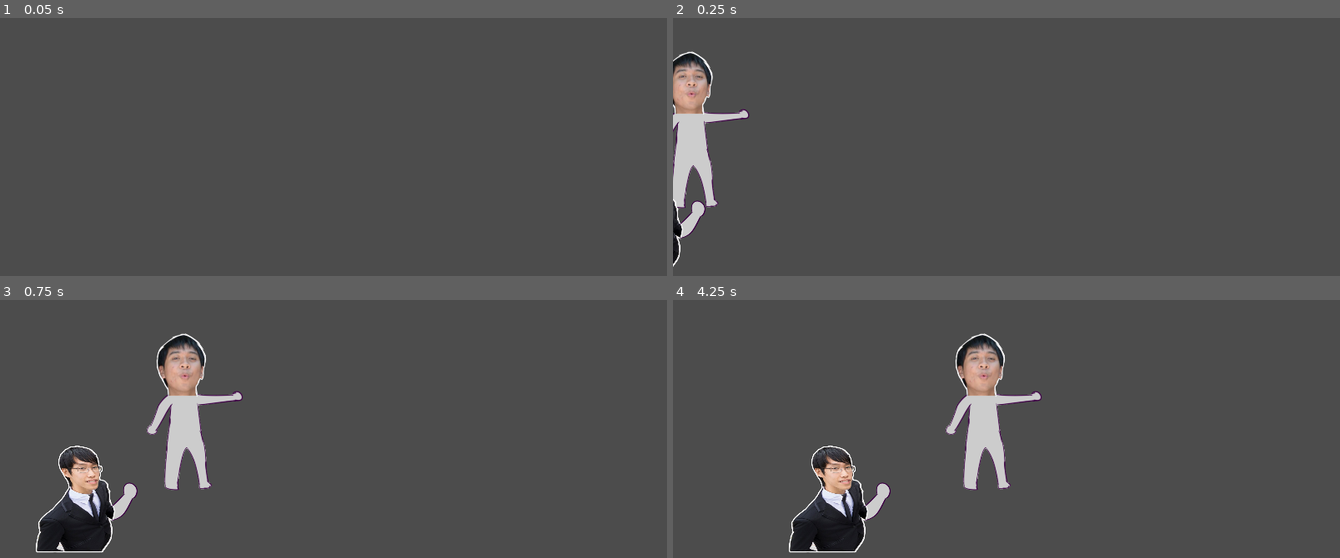
Above: before the commit, frames 1-4 (two rows, left to right).
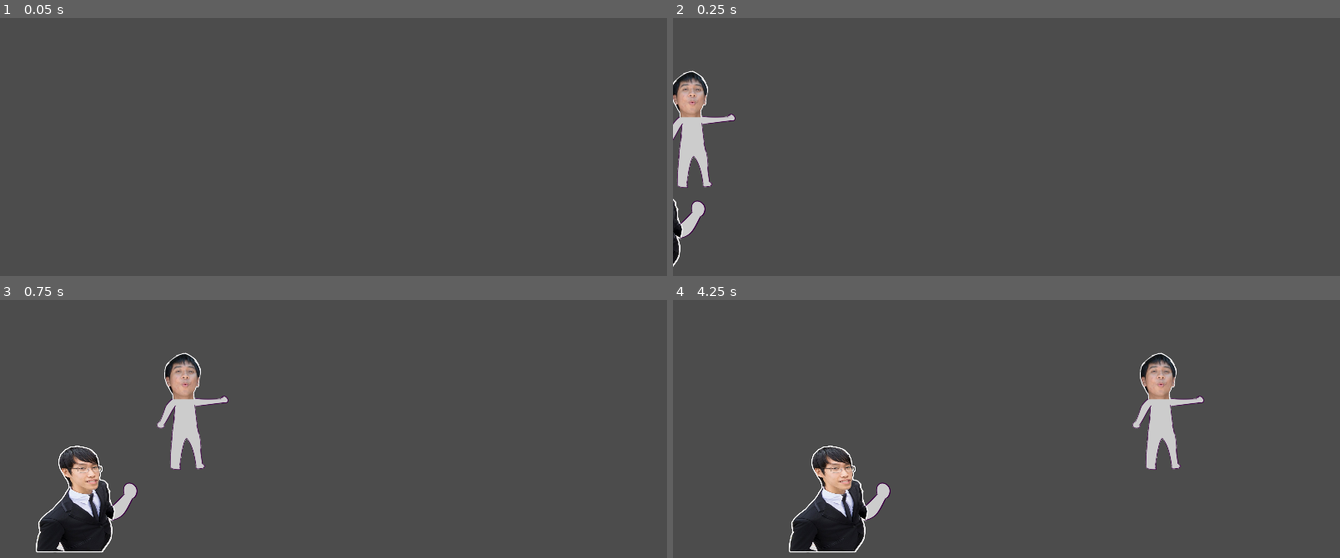
Above: after the commit, the same moments.

Repository: BeatMil/Mugi-again
Game: Godot game, scene res://scene/csgo_m4.tscn
Same seed, same stepped clock (60 frames per second), same inputs: the game is played once before the commit and once after it. This scene is started directly instead of the project's main scene.
Inputs:
- Up to frame 1 (0.05 s): no input
- Up to frame 2 (0.25 s): no input
- Up to frame 3 (0.75 s): tap Enter (ui_accept) at 0.5 s; hold Right (ui_right) from 0.53 s (still down); hold K (attack02) from 0.53 s (still down)
- Up to frame 4 (4.25 s): tap Enter (ui_accept) at 0.77, 1.52, 2.75, 3.02, 3.77 s; release K (attack02) at 1.28 s; tap L (block) at 1.35 s; release Right (ui_right) at 2.03 s; hold Left (ui_left) 2.03-2.78 s; hold R 2.03-2.78 s; hold Right (ui_right) from 2.78 s (still down); tap Backspace at 2.85 s; hold Space from 3.53 s (still down)

Frame 1 is identical in both runs. In frame 2, 2.0% of the frame differs, in the area x 0-12%, y 12-74%; in frame 3, 2.4%; in frame 4, 5.4%, in the area x 40-80%, y 12-74%.

Commit message:
csgo_m4 - added event01 and enemy_ct

Diff:
--- a/prefab/dew_csgo.tscn
+++ b/prefab/dew_csgo.tscn
@@ -1,16 +1,25 @@
-[gd_scene load_steps=3 format=2]
+[gd_scene load_steps=4 format=2]
 
 [ext_resource path="res://media/dew/dew_csgo.png" type="Texture" id=1]
+[ext_resource path="res://script/dew_csgo.gd" type="Script" id=2]
 
 [sub_resource type="RectangleShape2D" id=1]
 extents = Vector2( 160, 208 )
 
 [node name="dew_csgo" type="Sprite"]
 texture = ExtResource( 1 )
+script = ExtResource( 2 )
 
 [node name="AnimationPlayer" type="AnimationPlayer" parent="."]
 
-[node name="Area2D" type="Area2D" parent="."]
+[node name="Area2D" type="Area2D" parent="." groups=[
+"dew",
+]]
 
 [node name="CollisionShape2D" type="CollisionShape2D" parent="Area2D"]
 shape = SubResource( 1 )
+
+[node name="RayCast2D" type="RayCast2D" parent="."]
+position = Vector2( 176, 0 )
+enabled = true
+cast_to = Vector2( 2000, 0 )
--- /dev/null
+++ b/prefab/enemy_ct.tscn
@@ -0,0 +1,93 @@
+[gd_scene load_steps=7 format=2]
+
+[ext_resource path="res://media/Enemy/enemy_ct.png" type="Texture" id=1]
+[ext_resource path="res://media/Sound/csgo/csgo/m4a1_01.wav" type="AudioStream" id=2]
+[ext_resource path="res://script/enemy_ct.gd" type="Script" id=3]
+
+[sub_resource type="RectangleShape2D" id=1]
+extents = Vector2( 128, 256 )
+
+[sub_resource type="Animation" id=2]
+resource_name = "idle"
+length = 0.001
+tracks/0/type = "value"
+tracks/0/path = NodePath(".:frame")
+tracks/0/interp = 1
+tracks/0/loop_wrap = true
+tracks/0/imported = false
+tracks/0/enabled = true
+tracks/0/keys = {
+"times": PoolRealArray( 0 ),
+"transitions": PoolRealArray( 1 ),
+"update": 1,
+"values": [ 0 ]
+}
+
+[sub_resource type="Animation" id=3]
+resource_name = "shoot"
+length = 0.4
+tracks/0/type = "value"
+tracks/0/path = NodePath(".:frame")
+tracks/0/interp = 1
+tracks/0/loop_wrap = true
+tracks/0/imported = false
+tracks/0/enabled = true
+tracks/0/keys = {
+"times": PoolRealArray( 0, 0.1 ),
+"transitions": PoolRealArray( 1, 1 ),
+"update": 1,
+"values": [ 1, 0 ]
+}
+tracks/1/type = "value"
+tracks/1/path = NodePath("sfx:stream")
+tracks/1/interp = 1
+tracks/1/loop_wrap = true
+tracks/1/imported = false
+tracks/1/enabled = true
+tracks/1/keys = {
+"times": PoolRealArray( 0 ),
+"transitions": PoolRealArray( 1 ),
+"update": 1,
+"values": [ ExtResource( 2 ) ]
+}
+tracks/2/type = "value"
+tracks/2/path = NodePath("sfx:playing")
+tracks/2/interp = 1
+tracks/2/loop_wrap = true
+tracks/2/imported = false
+tracks/2/enabled = true
+tracks/2/keys = {
+"times": PoolRealArray( 0 ),
+"transitions": PoolRealArray( 1 ),
+"update": 1,
+"values": [ true ]
+}
+
+[node name="enemy_ct" type="Sprite"]
+scale = Vector2( 0.5, 0.5 )
+texture = ExtResource( 1 )
+hframes = 2
+script = ExtResource( 3 )
+
+[node name="Area2D" type="Area2D" parent="." groups=[
+"enemy",
+]]
+
+[node name="CollisionShape2D" type="CollisionShape2D" parent="Area2D"]
+position = Vector2( 128, 0 )
+shape = SubResource( 1 )
+
+[node name="sfx" type="AudioStreamPlayer" parent="."]
+stream = ExtResource( 2 )
+
+[node name="AnimationPlayer" type="AnimationPlayer" parent="."]
+anims/idle = SubResource( 2 )
+anims/shoot = SubResource( 3 )
+
+[node name="VisibilityNotifier2D" type="VisibilityNotifier2D" parent="."]
+
+[node name="Timer" type="Timer" parent="."]
+wait_time = 0.2
+one_shot = true
+[connection signal="screen_entered" from="VisibilityNotifier2D" to="." method="_on_VisibilityNotifier2D_screen_entered"]
+[connection signal="timeout" from="Timer" to="." method="_on_Timer_timeout"]
--- a/scene/csgo_m4.tscn
+++ b/scene/csgo_m4.tscn
@@ -1,13 +1,60 @@
-[gd_scene load_steps=6 format=2]
+[gd_scene load_steps=14 format=2]
 
 [ext_resource path="res://prefab/dew_csgo.tscn" type="PackedScene" id=1]
 [ext_resource path="res://prefab/bill.tscn" type="PackedScene" id=2]
 [ext_resource path="res://script/csgo_m4.gd" type="Script" id=3]
 [ext_resource path="res://media/Sound/csgo/friends/dew-bill01.wav" type="AudioStream" id=4]
+[ext_resource path="res://media/Sound/csgo/friends/bill-ok01.wav" type="AudioStream" id=5]
+[ext_resource path="res://media/Sound/csgo/friends/dew-go-mid-now01.wav" type="AudioStream" id=6]
+[ext_resource path="res://media/Font/Code Vein Fonts/Roboto-Regular.ttf" type="DynamicFontData" id=7]
+[ext_resource path="res://media/Sound/csgo/friends/bill-where_are_you01.wav" type="AudioStream" id=8]
+[ext_resource path="res://prefab/enemy_ct.tscn" type="PackedScene" id=9]
 
-[sub_resource type="Animation" id=1]
-resource_name = "intro"
-length = 15.0
+[sub_resource type="DynamicFont" id=1]
+size = 50
+font_data = ExtResource( 7 )
+
+[sub_resource type="Animation" id=2]
+resource_name = "bill_event01"
+tracks/0/type = "value"
+tracks/0/path = NodePath("bill:position")
+tracks/0/interp = 1
+tracks/0/loop_wrap = true
+tracks/0/imported = false
+tracks/0/enabled = true
+tracks/0/keys = {
+"times": PoolRealArray( 0, 1 ),
+"transitions": PoolRealArray( 5, 1 ),
+"update": 0,
+"values": [ Vector2( 1536, 320 ), Vector2( 4500, 320 ) ]
+}
+tracks/1/type = "value"
+tracks/1/path = NodePath("sfx:stream")
+tracks/1/interp = 1
+tracks/1/loop_wrap = true
+tracks/1/imported = false
+tracks/1/enabled = true
+tracks/1/keys = {
+"times": PoolRealArray( 0 ),
+"transitions": PoolRealArray( 1 ),
+"update": 1,
+"values": [ ExtResource( 8 ) ]
+}
+tracks/2/type = "value"
+tracks/2/path = NodePath("sfx:playing")
+tracks/2/interp = 1
+tracks/2/loop_wrap = true
+tracks/2/imported = false
+tracks/2/enabled = true
+tracks/2/keys = {
+"times": PoolRealArray( 0 ),
+"transitions": PoolRealArray( 1 ),
+"update": 1,
+"values": [ true ]
+}
+
+[sub_resource type="Animation" id=3]
+length = 4.5
 step = 0.5
 tracks/0/type = "value"
 tracks/0/path = NodePath("bill:position")
@@ -16,10 +63,10 @@
 tracks/0/imported = false
 tracks/0/enabled = true
 tracks/0/keys = {
-"times": PoolRealArray( 0, 2 ),
-"transitions": PoolRealArray( 0.4, 1 ),
+"times": PoolRealArray( 0, 2, 3, 4.5 ),
+"transitions": PoolRealArray( 0.4, 1, 5, 1 ),
 "update": 0,
-"values": [ Vector2( -192, 320 ), Vector2( 640, 320 ) ]
+"values": [ Vector2( -192, 320 ), Vector2( 640, 320 ), Vector2( 640, 320 ), Vector2( 1536, 320 ) ]
 }
 tracks/1/type = "value"
 tracks/1/path = NodePath("dew_csgo:position")
@@ -40,10 +87,10 @@
 tracks/2/imported = false
 tracks/2/enabled = true
 tracks/2/keys = {
-"times": PoolRealArray( 2 ),
-"transitions": PoolRealArray( 1 ),
+"times": PoolRealArray( 2, 2.5, 3.5 ),
+"transitions": PoolRealArray( 1, 1, 1 ),
 "update": 1,
-"values": [ ExtResource( 4 ) ]
+"values": [ ExtResource( 4 ), ExtResource( 6 ), ExtResource( 5 ) ]
 }
 tracks/3/type = "value"
 tracks/3/path = NodePath("sfx:playing")
@@ -52,25 +99,85 @@
 tracks/3/imported = false
 tracks/3/enabled = true
 tracks/3/keys = {
-"times": PoolRealArray( 2 ),
-"transitions": PoolRealArray( 1 ),
+"times": PoolRealArray( 2, 2.5, 3.5 ),
+"transitions": PoolRealArray( 1, 1, 1 ),
 "update": 1,
-"values": [ true ]
+"values": [ true, true, true ]
 }
+
+[sub_resource type="RectangleShape2D" id=4]
+extents = Vector2( 16, 96 )
 
 [node name="csgo_m4" type="Node2D"]
 script = ExtResource( 3 )
 
+[node name="CanvasLayer" type="CanvasLayer" parent="."]
+
+[node name="tutorial" type="Control" parent="CanvasLayer"]
+margin_right = 40.0
+margin_bottom = 40.0
+__meta__ = {
+"_edit_use_anchors_": false
+}
+
+[node name="tutorial" type="Label" parent="CanvasLayer/tutorial"]
+margin_left = 288.0
+margin_top = 96.0
+margin_right = 432.0
+margin_bottom = 282.0
+custom_fonts/font = SubResource( 1 )
+text = "MOVE
+-
+ASD"
+align = 1
+__meta__ = {
+"_edit_use_anchors_": false
+}
+
+[node name="tutorial2" type="Label" parent="CanvasLayer/tutorial"]
+margin_left = 896.0
+margin_top = 96.0
+margin_right = 1060.0
+margin_bottom = 282.0
+custom_fonts/font = SubResource( 1 )
+text = "SHOOT
+-
+SPACE"
+align = 1
+__meta__ = {
+"_edit_use_anchors_": false
+}
+
 [node name="bill" parent="." instance=ExtResource( 2 )]
-position = Vector2( 640, 320 )
-scale = Vector2( 0.765625, 0.765625 )
+position = Vector2( 1536, 320 )
+scale = Vector2( 0.570313, 0.570313 )
 
 [node name="dew_csgo" parent="." instance=ExtResource( 1 )]
-position = Vector2( 336, 512 )
+position = Vector2( -192, 512 )
 scale = Vector2( 0.46875, 0.46875 )
 
+[node name="Camera2D" type="Camera2D" parent="dew_csgo"]
+position = Vector2( 750.933, -273.067 )
+
+[node name="enemy_ct" parent="." instance=ExtResource( 9 )]
+position = Vector2( 2912, 480 )
+
 [node name="AnimationPlayer" type="AnimationPlayer" parent="."]
-anims/intro = SubResource( 1 )
+anims/bill_event01 = SubResource( 2 )
+anims/intro = SubResource( 3 )
 
 [node name="sfx" type="AudioStreamPlayer" parent="."]
-stream = ExtResource( 4 )
+stream = ExtResource( 8 )
+
+[node name="event" type="Node2D" parent="."]
+position = Vector2( 1424, 496 )
+
+[node name="event01" type="Area2D" parent="event"]
+__meta__ = {
+"_editor_description_": "Bill runs away"
+}
+
+[node name="CollisionShape2D" type="CollisionShape2D" parent="event/event01"]
+shape = SubResource( 4 )
+[connection signal="animation_finished" from="AnimationPlayer" to="." method="_on_AnimationPlayer_animation_finished"]
+[connection signal="area_entered" from="event/event01" to="." method="_on_event01_area_entered"]
--- a/script/csgo_m4.gd
+++ b/script/csgo_m4.gd
@@ -5,6 +5,8 @@
 	PLAY
 }
 var state
+
+
 
 #cache
 const HUNK = preload("res://media/Sound/csgo/csgo/hunk.ogg")
@@ -18,3 +20,21 @@
 	state = anum.TALK
 	root.playsfx(root_ost,HUNK)
 	$AnimationPlayer.play("intro")
+	$CanvasLayer/tutorial.set_visible(false)
+
+func _physics_process(delta: float) -> void:
+	pass
+
+func _on_AnimationPlayer_animation_finished(anim_name: String) -> void:
+	if anim_name == "intro":
+		$CanvasLayer/tutorial.set_visible(true)
+		state = anum.PLAY
+		$dew_csgo.state = $dew_csgo.anum.MOVE
+		$dew_csgo/Camera2D.current = true
+
+
+func _on_event01_area_entered(area: Area2D) -> void:
+	if area.is_in_group("dew"):
+		$AnimationPlayer.play("bill_event01")
+		$CanvasLayer/tutorial.set_visible(false)
+		$event/event01.queue_free()
--- /dev/null
+++ b/script/dew_csgo.gd
@@ -0,0 +1,54 @@
+extends Sprite
+enum anum {
+	STOP,
+	MOVE,
+	ATTACK
+}
+
+#config
+var speed : int = 15
+var direction : int = 1# 1 = facing right
+var velocity : Vector2
+var on_point : bool = false # shooting
+var state
+
+func raycast_check():
+	if $RayCast2D.is_colliding():
+		if $RayCast2D.get_collider().is_in_group("enemy"):
+			on_point = true
+		else:
+			on_point = false
+
+func move():
+	if Input.is_action_pressed("ui_down"):
+		$Area2D/CollisionShape2D.set_scale(Vector2(0.5,0.5))
+		$Area2D/CollisionShape2D.set_position(Vector2(0,100))
+	elif Input.is_action_just_released("ui_down"):
+		$Area2D/CollisionShape2D.set_scale(Vector2(1,1))
+		$Area2D/CollisionShape2D.set_position(Vector2(0,0))
+	elif Input.is_action_pressed("ui_right"):
+		set_flip_h(false)
+		direction = 1
+		move_local_x(speed * direction)
+	elif Input.is_action_pressed("ui_left"):
+		set_flip_h(true)
+		direction = -1
+		move_local_x(speed * direction)
+
+func attack():
+	pass
+
+
+	# up, down movement. I don't want those.
+#	if Input.is_action_pressed("ui_up"):
+#		move_local_y(-speed)
+#	elif Input.is_action_pressed("ui_down"):
+#		move_local_y(speed)
+
+func _ready() -> void:
+	state = anum.STOP
+
+func _physics_process(delta: float) -> void:
+	if state != anum.STOP:
+		raycast_check() # if enemy is infront,
+		move()
--- /dev/null
+++ b/script/enemy_ct.gd
@@ -0,0 +1,15 @@
+extends Sprite
+
+
+
+func _ready() -> void:
+	$AnimationPlayer.play("idle")
+
+func _on_VisibilityNotifier2D_screen_entered() -> void:
+	$Timer.start()
+	pass # Replace with function body.
+
+
+func _on_Timer_timeout() -> void:
+	$AnimationPlayer.play("shoot")
+	pass # Replace with function body.
Binary file added: media/Enemy/enemy_ct.png
Not shown, added: media/Enemy/enemy_ct.png.import
Not shown, added: media/Sound/csgo/friends/bill-where_are_you01.wav.import
Not shown, added: media/Sound/csgo/friends/bill_dew_go.wav.import
Not shown, changed: media/Sound/csgo/friends/bill-ok01.wav
Not shown, added: media/Sound/csgo/friends/bill-where_are_you01.wav
Not shown, added: media/Sound/csgo/friends/bill_dew_go.wav
